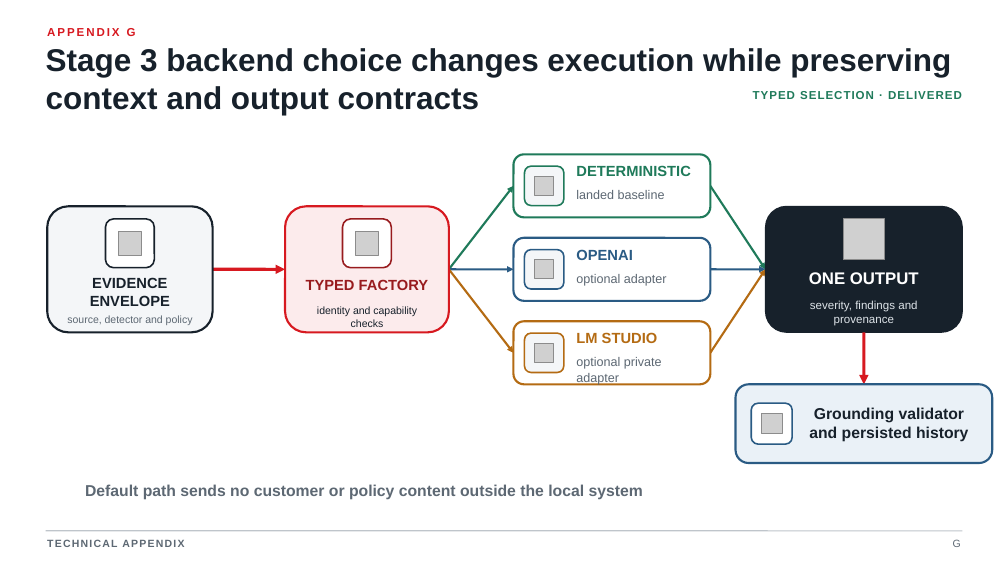
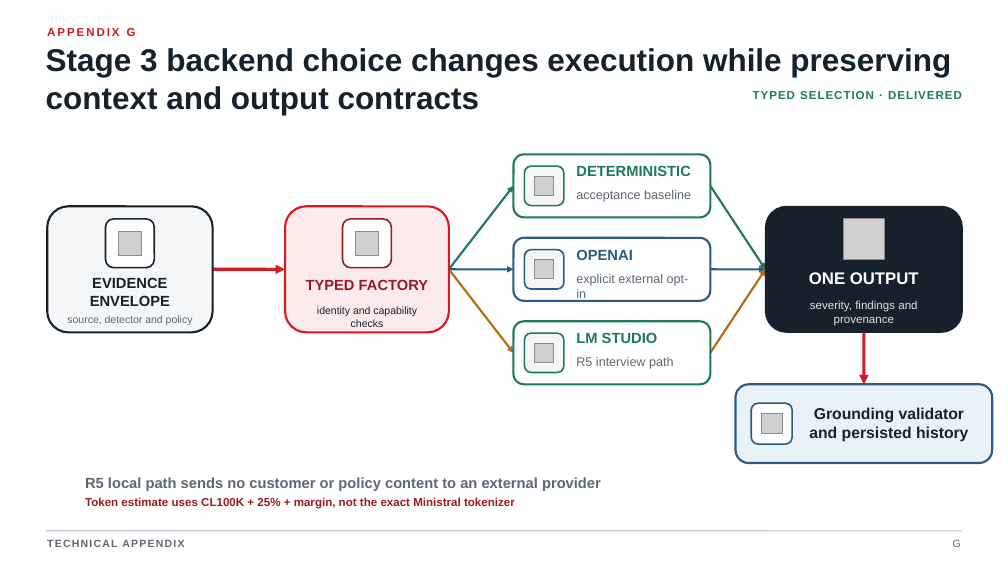
Before and after one commit to jdoe-dev-159753/specgraph-reference-app, a slide deck: slide 19 of docs/presentation/output/Customer_Activity_Analytics_final.pptx. Drawn at 1008x567 pixels with LibreOffice and Linux fonts; fonts in the diff are those of the drawing; grey boxes stand for pictures. Boxes give left, top, right and bottom in pixels: in the first picture for what was removed or moved away, otherwise in the second. Text is boxed around its words. In the diff, an @@ line names an element or a change of style, - is before the commit and + after.

```diff
--- a/docs/presentation/output/Customer_Activity_Analytics_final.pptx
+++ b/docs/presentation/output/Customer_Activity_Analytics_final.pptx
@@ text at [576, 190, 691, 202]: text changed @@
-landed baseline
+acceptance baseline
@@ text at [576, 274, 689, 301]: text changed @@
-optional adapter
+explicit external opt-in
@@ rounded rectangle at [513, 321, 710, 384]: outline #B46B13 2 pt to #1F7A5A 2 pt @@
@@ text "LM STUDIO" at [576, 332, 658, 343]: text colour #B46B13 to #1F7A5A @@
@@ rounded rectangle at [525, 333, 564, 373]: outline #B46B13 1.5 pt to #1F7A5A 1.5 pt @@
@@ text at [576, 357, 673, 369]: text changed @@
-optional private adapter
+R5 interview path
@@ text at [85, 477, 601, 491]: text changed; size 15 to 14 pt @@
-Default path sends no customer or policy content outside the local system
+R5 local path sends no customer or policy content to an external provider
@@ text added at [85, 497, 515, 509], 11 pt, text #981B1E, bold @@
+Token estimate uses CL100K + 25% + margin, not the exact Ministral tokenizer
```
Also in this commit, not shown: 6 other slides changed, 3 other files.
